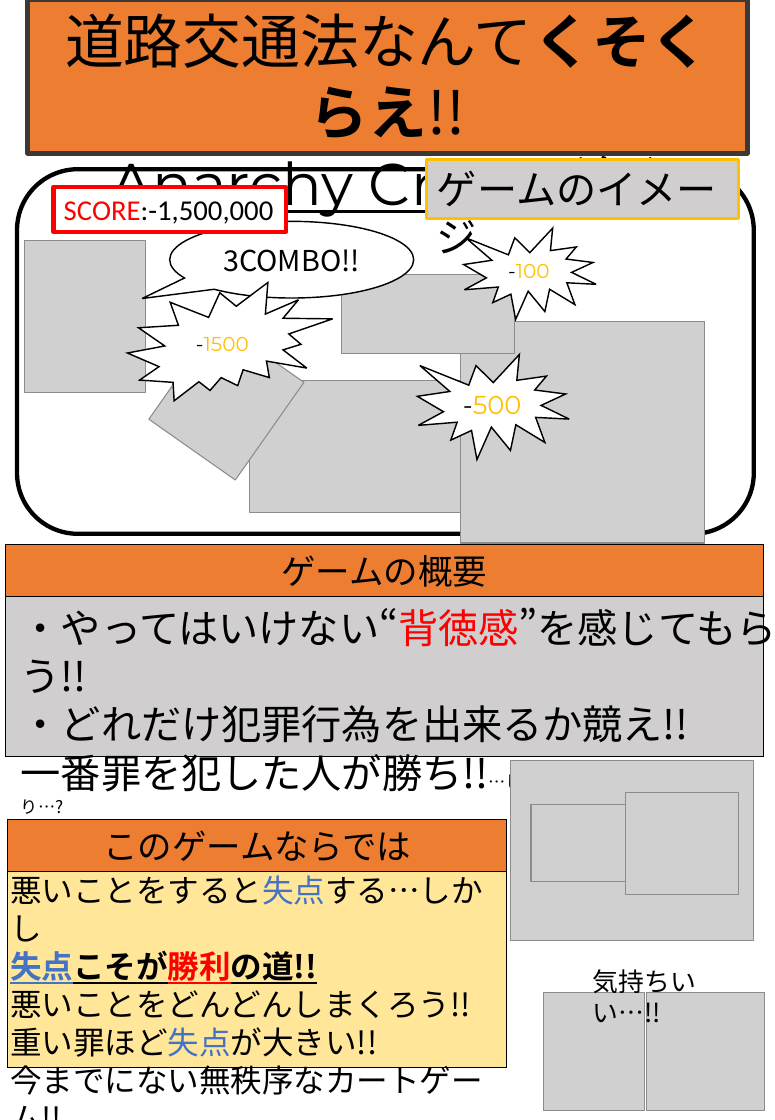
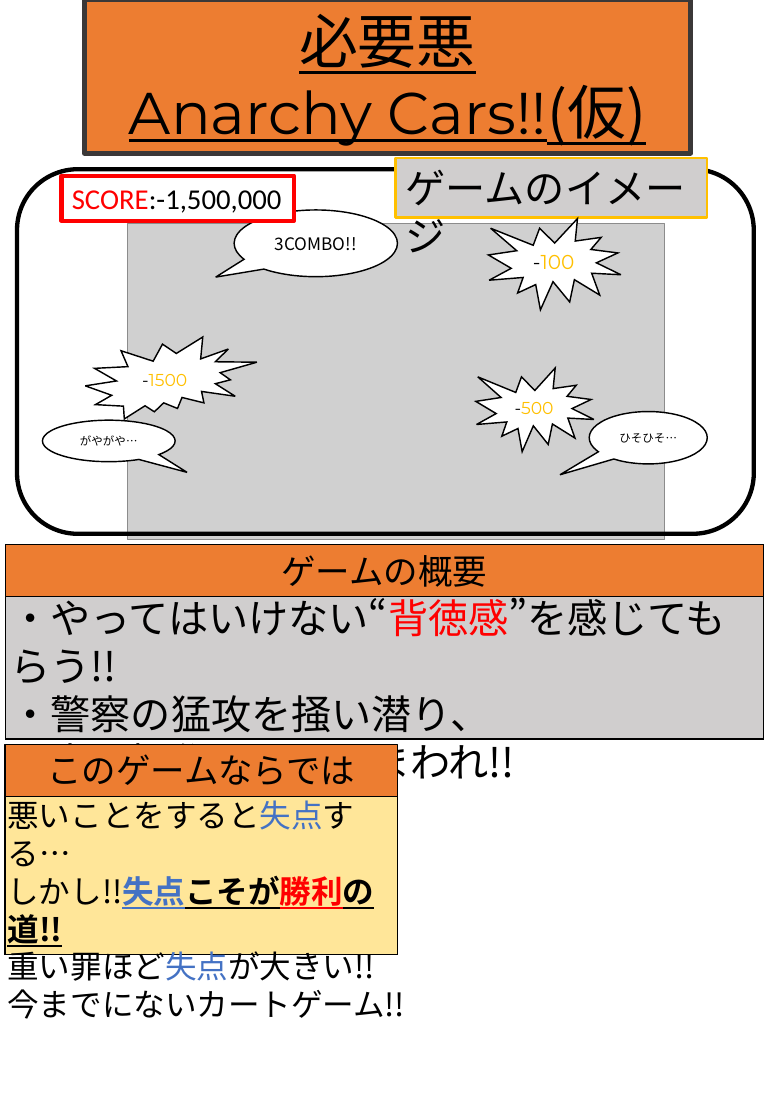
Before and after one commit to YuichiFujita/Team_SilenceFujita, a slide deck: slide 2 of 99_進捗・会議用/パワポ/pptx/SilenceFujita考案 AnarchyCrash.pptx (slide 1 before the commit). Drawn at 775x1120 pixels with LibreOffice and Linux fonts; fonts in the diff are those of the drawing; grey boxes stand for pictures. Boxes give left, top, right and bottom in pixels: in the first picture for what was removed or moved away, otherwise in the second. Text is boxed around its words. In the diff, an @@ line names an element or a change of style, - is before the commit and + after.

Commit message:
出来てないけどパワポ一旦載せときます。

```diff
--- a/99_進捗・会議用/パワポ/pptx/SilenceFujita考案 AnarchyCrash.pptx
+++ b/99_進捗・会議用/パワポ/pptx/SilenceFujita考案 AnarchyCrash.pptx
@@ rectangle "必要悪": place and size @@
-rectangle "必要悪" at <box>28,0,747,153</box>
+rectangle "必要悪" at <box>85,0,691,153</box>
@@ text in rectangle at <box>129,14,646,146</box>: text changed; font Noto Sans CJK JP to Montserrat @@
-道路交通法なんてくそくらえ!!
-Anarchy Crash!!(仮)
+必要悪
+Anarchy Cars!!(仮)
@@ rectangle "SCORE:-1,500,000": place and size @@
-rectangle "SCORE:-1,500,000" at <box>54,187,286,232</box>
+rectangle "SCORE:-1,500,000" at <box>62,176,294,221</box>
@@ rectangle "ゲームのイメージ": place and size @@
-rectangle "ゲームのイメージ" at <box>427,159,738,218</box>
+rectangle "ゲームのイメージ" at <box>396,158,707,217</box>
@@ picture added at <box>128,223,664,539</box> @@
@@ speech bubble "3COMBO!!": place and size @@
-speech bubble "3COMBO!!" at <box>169,221,413,298</box>
+speech bubble "3COMBO!!" at <box>235,210,398,277</box>
@@ speech bubble "3COMBO!!" at <box>235,210,398,277</box>: size 20 to 12 pt @@
@@ irregular seal "-100": place and size @@
-irregular seal "-100" at <box>464,228,596,319</box>
+irregular seal "-100" at <box>489,218,621,309</box>
@@ picture removed at <box>25,240,146,392</box> @@
@@ picture removed at <box>342,274,516,352</box> @@
@@ picture removed at <box>149,322,304,480</box> @@
@@ picture removed at <box>461,321,705,542</box> @@
@@ irregular seal "-1500": place and size @@
-irregular seal "-1500" at <box>127,282,333,400</box>
+irregular seal "-1500" at <box>86,337,257,418</box>
@@ irregular seal "-1500" at <box>86,337,257,418</box>: size 14 to 12 pt @@
@@ picture removed at <box>250,380,494,513</box> @@
@@ irregular seal "-500": place and size @@
-irregular seal "-500" at <box>417,354,569,460</box>
+irregular seal "-500" at <box>476,368,594,452</box>
@@ irregular seal "-500" at <box>476,368,594,452</box>: size 18 to 12 pt @@
@@ speech bubble added at <box>589,411,707,464</box>, fill #FFFFFF, outline #000000 1 pt, 8 pt, text #000000 @@
+ひそひそ…
@@ speech bubble added at <box>42,421,175,462</box>, fill #FFFFFF, outline #000000 1 pt, 8 pt, text #000000 @@
+がやがや…
@@ rectangle: place and size @@
-rectangle at <box>5,545,764,756</box>
+rectangle at <box>5,545,764,739</box>
@@ text "・やってはいけない“背徳感”を感じてもらう!!": place and size @@
-text "・やってはいけない“背徳感”を感じてもらう!!" at <box>21,602,775,814</box>
+text "・やってはいけない“背徳感”を感じてもらう!!" at <box>11,591,727,788</box>
@@ text at <box>11,695,515,788</box>: text changed @@
-・どれだけ犯罪行為を出来るか競え!!
-一番罪を犯した人が勝ち!!…しかしそれは正義のためだったり…?
+・警察の猛攻を掻い潜り、
+車を操作して暴れまわれ!!
@@ rectangle "このゲームならでは": place and size @@
-rectangle "このゲームならでは" at <box>7,819,506,871</box>
+rectangle "このゲームならでは" at <box>5,744,398,796</box>
@@ rectangle: place and size @@
-rectangle at <box>7,819,506,1067</box>
+rectangle at <box>5,749,398,954</box>
@@ picture removed at <box>510,761,754,940</box> @@
@@ text "悪いことをすると失点する…": place and size @@
-text "悪いことをすると失点する…" at <box>10,870,483,1095</box>
+text "悪いことをすると失点する…" at <box>7,795,405,1019</box>
@@ text at <box>7,795,374,947</box>: text changed @@
-悪いことをすると失点する…しかし
-失点こそが勝利の道!!
-悪いことをどんどんしまくろう!!
+悪いことをすると失点する…
+しかし!!失点こそが勝利の道!!
@@ picture removed at <box>531,804,674,881</box> @@
@@ picture removed at <box>626,792,739,894</box> @@
@@ text at <box>7,989,405,1019</box>: text changed @@
-今までにない無秩序なカートゲーム!!
+今までにないカートゲーム!!
@@ text removed at <box>593,969,696,1029</box> @@
-気持ちいい…!!
@@ picture removed at <box>544,992,645,1110</box> @@
@@ picture removed at <box>647,992,765,1110</box> @@
```
Also in this commit, not shown: 1 slide added.
